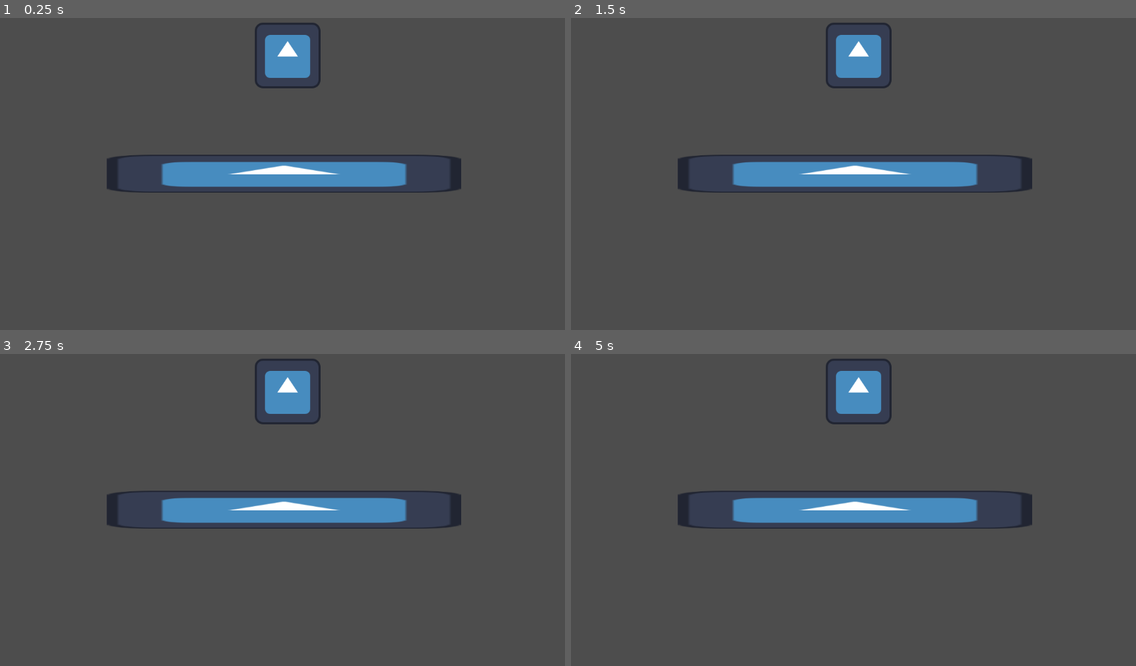
Above: before the commit, frames 1-4 (two rows, left to right).
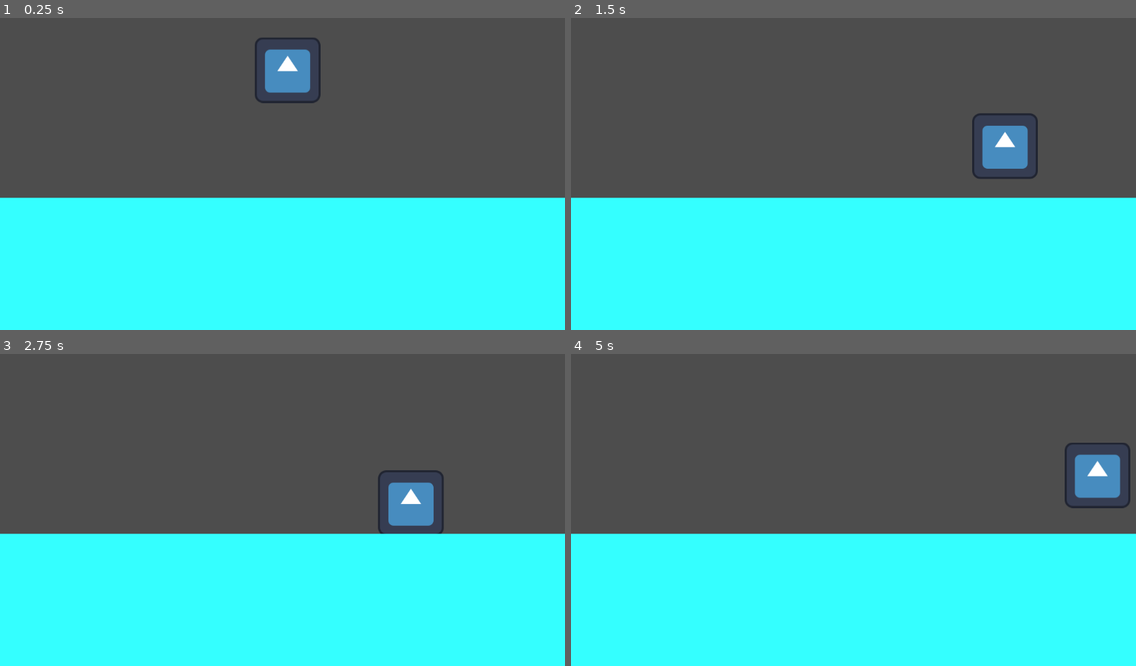
Above: after the commit, the same moments.

Repository: ManikomTMNT/DaysToGetEven
Game: Godot game, scene res://scene/main.tscn
Two runs of this game, one before a commit and one after it. Both use one fixed random seed, a clock stepped at 60 frames per second and the inputs below. Before the commit the project starts from res://Scene1.tscn. The engine's default icon, where the game draws it, is replaced by a stand-in: a white triangle on a blue panel in a dark square.
Inputs:
- Up to frame 1 (0.25 s): no input
- Up to frame 2 (1.5 s): hold L (right, bound only after the commit) from 0.53 s (still down); tap I (jump, bound only after the commit) at 0.6, 0.77, 1.07, 1.35 s
- Up to frame 3 (2.75 s): tap I (jump, bound only after the commit) at 1.52, 1.82, 2.1 s; release L (right, bound only after the commit) at 2.03 s; hold J (left, bound only after the commit) from 2.03 s (still down)
- Up to frame 4 (5 s): release J (left, bound only after the commit) at 2.78 s; hold L (right, bound only after the commit) 2.78-4.28 s; tap I (jump, bound only after the commit) at 2.85, 3.02, 3.32, 3.6, 3.77, 4.07, 4.35, 4.52, 4.82 s; hold J (left, bound only after the commit) from 4.28 s (still down)

The runs differ from the first frame. In frame 1, 48% of the frame differs, in the area x 0-100%, y 1-100%; in frame 2, 50%; in frame 3, 49%; in frame 4, 50%.

Commit message:
added a feew stuff

Diff:
--- a/Scene1.tscn
+++ /dev/null
@@ -1,34 +0,0 @@
-[gd_scene format=3 uid="uid://cq73yeuchj7wj"]
-
-[ext_resource type="Texture2D" uid="uid://d35ceffx4g8le" path="res://icon.svg" id="1_wpdt7"]
-
-[sub_resource type="RectangleShape2D" id="RectangleShape2D_wpdt7"]
-size = Vector2(129, 128)
-
-[sub_resource type="RectangleShape2D" id="RectangleShape2D_x3g6e"]
-size = Vector2(678, 74)
-
-[node name="Scene1" type="Node2D" unique_id=1865861714]
-
-[node name="CharacterBody2D" type="CharacterBody2D" parent="." unique_id=1358059281]
-position = Vector2(560, 289)
-
-[node name="Icon" type="Sprite2D" parent="CharacterBody2D" unique_id=334787565]
-texture = ExtResource("1_wpdt7")
-
-[node name="CollisionShape2D" type="CollisionShape2D" parent="CharacterBody2D" unique_id=975863712]
-position = Vector2(0.5, 0)
-shape = SubResource("RectangleShape2D_wpdt7")
-
-[node name="Camera2D" type="Camera2D" parent="." unique_id=1254291359]
-position = Vector2(550, 412.5)
-
-[node name="Node2D" type="StaticBody2D" parent="." unique_id=787137289]
-
-[node name="CollisionShape2D" type="CollisionShape2D" parent="Node2D" unique_id=1994472820]
-shape = SubResource("RectangleShape2D_x3g6e")
-
-[node name="Icon" type="Sprite2D" parent="Node2D" unique_id=906956076]
-position = Vector2(553, 520)
-scale = Vector2(5.390625, 0.578125)
-texture = ExtResource("1_wpdt7")
--- a/project.godot
+++ b/project.godot
@@ -20,6 +20,27 @@
 window/size/viewport_width=1100
 window/size/viewport_height=825
 
+[input]
+
+jump={
+"deadzone": 0.2,
+"events": [Object(InputEventKey,"resource_local_to_scene":false,"resource_name":"","device":-1,"window_id":0,"alt_pressed":false,"shift_pressed":false,"ctrl_pressed":false,"meta_pressed":false,"pressed":false,"keycode":0,"physical_keycode":73,"key_label":0,"unicode":105,"location":0,"echo":false,"script":null)
+, Object(InputEventKey,"resource_local_to_scene":false,"resource_name":"","device":-1,"window_id":0,"alt_pressed":false,"shift_pressed":false,"ctrl_pressed":false,"meta_pressed":false,"pressed":false,"keycode":0,"physical_keycode":4194320,"key_label":0,"unicode":0,"location":0,"echo":false,"script":null)
+]
+}
+left={
+"deadzone": 0.2,
+"events": [Object(InputEventKey,"resource_local_to_scene":false,"resource_name":"","device":-1,"window_id":0,"alt_pressed":false,"shift_pressed":false,"ctrl_pressed":false,"meta_pressed":false,"pressed":false,"keycode":0,"physical_keycode":74,"key_label":0,"unicode":106,"location":0,"echo":false,"script":null)
+, Object(InputEventKey,"resource_local_to_scene":false,"resource_name":"","device":-1,"window_id":0,"alt_pressed":false,"shift_pressed":false,"ctrl_pressed":false,"meta_pressed":false,"pressed":false,"keycode":0,"physical_keycode":4194319,"key_label":0,"unicode":0,"location":0,"echo":false,"script":null)
+]
+}
+right={
+"deadzone": 0.2,
+"events": [Object(InputEventKey,"resource_local_to_scene":false,"resource_name":"","device":-1,"window_id":0,"alt_pressed":false,"shift_pressed":false,"ctrl_pressed":false,"meta_pressed":false,"pressed":false,"keycode":0,"physical_keycode":76,"key_label":0,"unicode":108,"location":0,"echo":false,"script":null)
+, Object(InputEventKey,"resource_local_to_scene":false,"resource_name":"","device":-1,"window_id":0,"alt_pressed":false,"shift_pressed":false,"ctrl_pressed":false,"meta_pressed":false,"pressed":false,"keycode":0,"physical_keycode":4194321,"key_label":0,"unicode":0,"location":0,"echo":false,"script":null)
+]
+}
+
 [physics]
 
 3d/physics_engine="Jolt Physics"
--- /dev/null
+++ b/scene/main.tscn
@@ -0,0 +1,40 @@
+[gd_scene format=3 uid="uid://cq73yeuchj7wj"]
+
+[ext_resource type="Texture2D" uid="uid://d35ceffx4g8le" path="res://icon.svg" id="1_itxqv"]
+[ext_resource type="Script" uid="uid://dr6d6f0lf5fh7" path="res://scene/player.gd" id="1_v0l8b"]
+
+[sub_resource type="RectangleShape2D" id="RectangleShape2D_wpdt7"]
+size = Vector2(129, 128)
+
+[sub_resource type="RectangleShape2D" id="RectangleShape2D_v0l8b"]
+size = Vector2(1199, 278)
+
+[node name="Scene1" type="Node2D" unique_id=1865861714]
+
+[node name="Player" type="CharacterBody2D" parent="." unique_id=1358059281]
+position = Vector2(560, 289)
+script = ExtResource("1_v0l8b")
+
+[node name="Icon" type="Sprite2D" parent="Player" unique_id=334787565]
+texture = ExtResource("1_itxqv")
+
+[node name="CollisionShape2D" type="CollisionShape2D" parent="Player" unique_id=975863712]
+position = Vector2(0.5, 0)
+shape = SubResource("RectangleShape2D_wpdt7")
+
+[node name="Camera2D" type="Camera2D" parent="." unique_id=1254291359]
+position = Vector2(550, 412.5)
+
+[node name="StaticBody2D" type="StaticBody2D" parent="." unique_id=556491267]
+position = Vector2(537, 709)
+
+[node name="CollisionShape2D" type="CollisionShape2D" parent="StaticBody2D" unique_id=121897869]
+position = Vector2(3.5, 1)
+shape = SubResource("RectangleShape2D_v0l8b")
+
+[node name="ColorRect" type="ColorRect" parent="StaticBody2D" unique_id=326532872]
+offset_left = -595.0
+offset_top = -142.0
+offset_right = 605.0
+offset_bottom = 141.0
+color = Color(0.20392157, 1, 1, 1)
--- /dev/null
+++ b/scene/player.gd
@@ -0,0 +1,25 @@
+extends CharacterBody2D
+
+
+const SPEED = 300.0
+const JUMP_VELOCITY = -400.0
+
+
+func _physics_process(delta: float) -> void:
+	# Add the gravity.
+	if not is_on_floor():
+		velocity += get_gravity() * delta
+
+	# Handle jump.
+	if Input.is_action_just_pressed("jump") and is_on_floor():
+		velocity.y = JUMP_VELOCITY
+
+	# Get the input direction and handle the movement/deceleration.
+	# As good practice, you should replace UI actions with custom gameplay actions.
+	var direction := Input.get_axis("left", "right")
+	if direction:
+		velocity.x = direction * SPEED
+	else:
+		velocity.x = move_toward(velocity.x, 0, SPEED)
+
+	move_and_slide()
Not shown, added: scene/player.gd.uid
